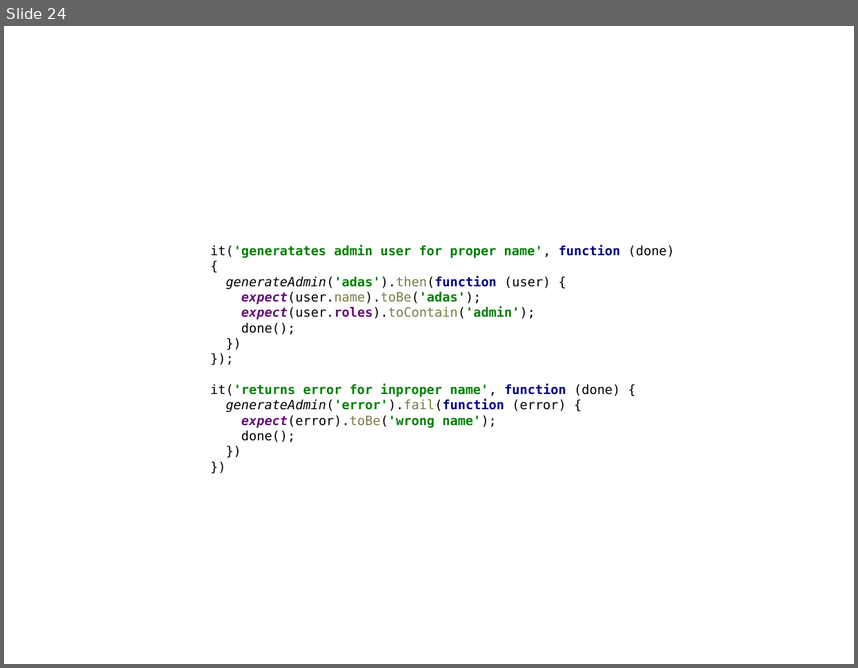
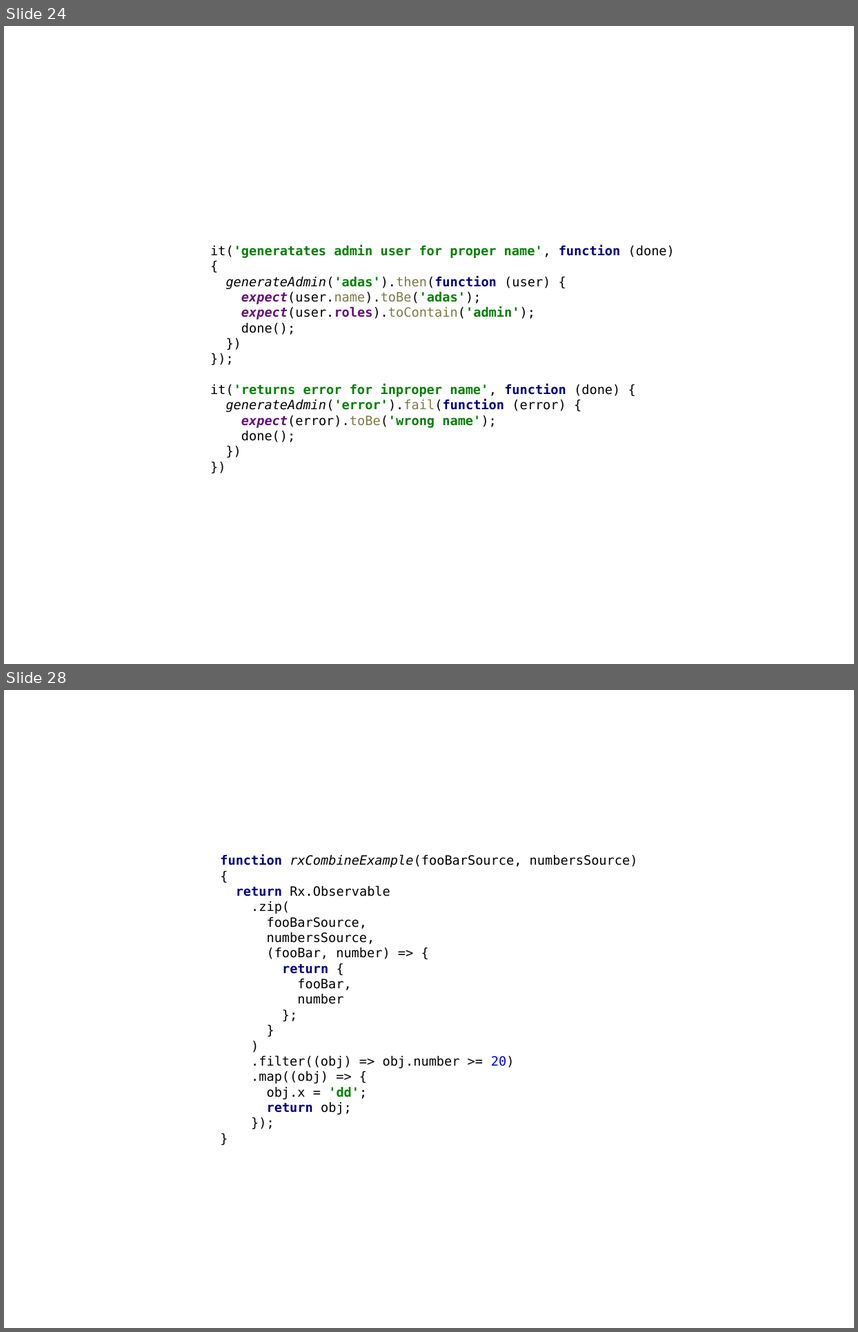
Before and after one commit to sielakos/js-monads, a slide deck: monads.odp. Shown one above the other, each under a label of ours: slide 24 before the commit, slides 24 and 28 after it; the slides between them are not shown. The pictures are 858x668 and 858x1332 pixels, drawn with LibreOffice and Linux fonts; fonts in the diff are those of the drawing. Boxes give left, top, right and bottom in pixels: in the first picture for what was removed or moved away, otherwise in the second. Text is boxed around its words. In the diff, an @@ line names an element or a change of style, - is before the commit and + after.

```diff
--- a/monads.odp
+++ b/monads.odp
@@ slide 28 added at <box>4,690,854,1328</box>, background #FFFFFF @@
@@ text added at <box>220,855,638,1114</box>, 12 pt, text #000000 @@
+function rxCombineExample(fooBarSource, numbersSource) {
+return Rx.Observable
+.zip(
+fooBarSource,
+numbersSource,
+(fooBar, number) => {
+return {
+fooBar,
+number
+};
+}
+)
+.filter((obj) => obj.number >= 20)
+.map((obj) => {
+obj.x = 'dd';
+return obj;
+});
+}
```
Also in this commit, not shown: 1 slide changed, 6 other slides added, 6 other files.
